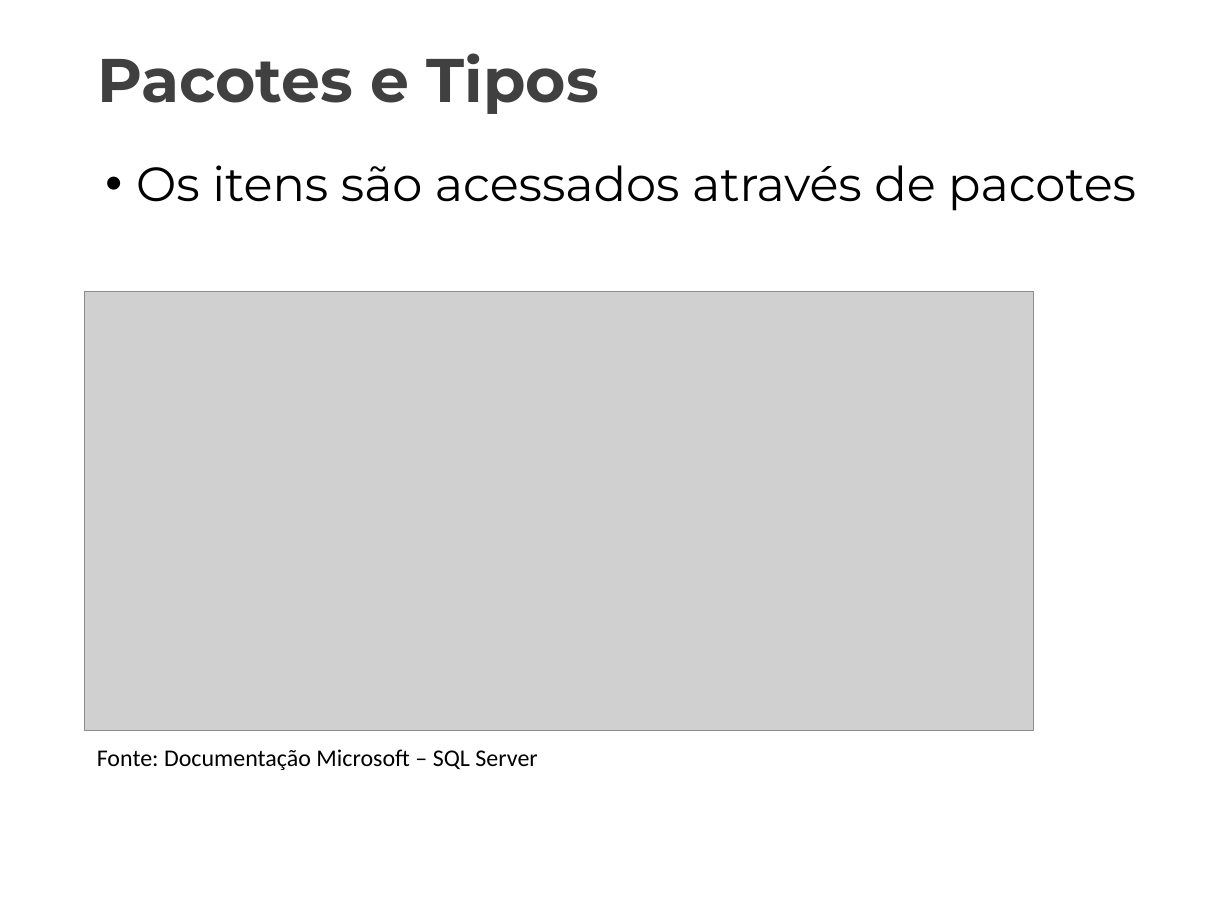
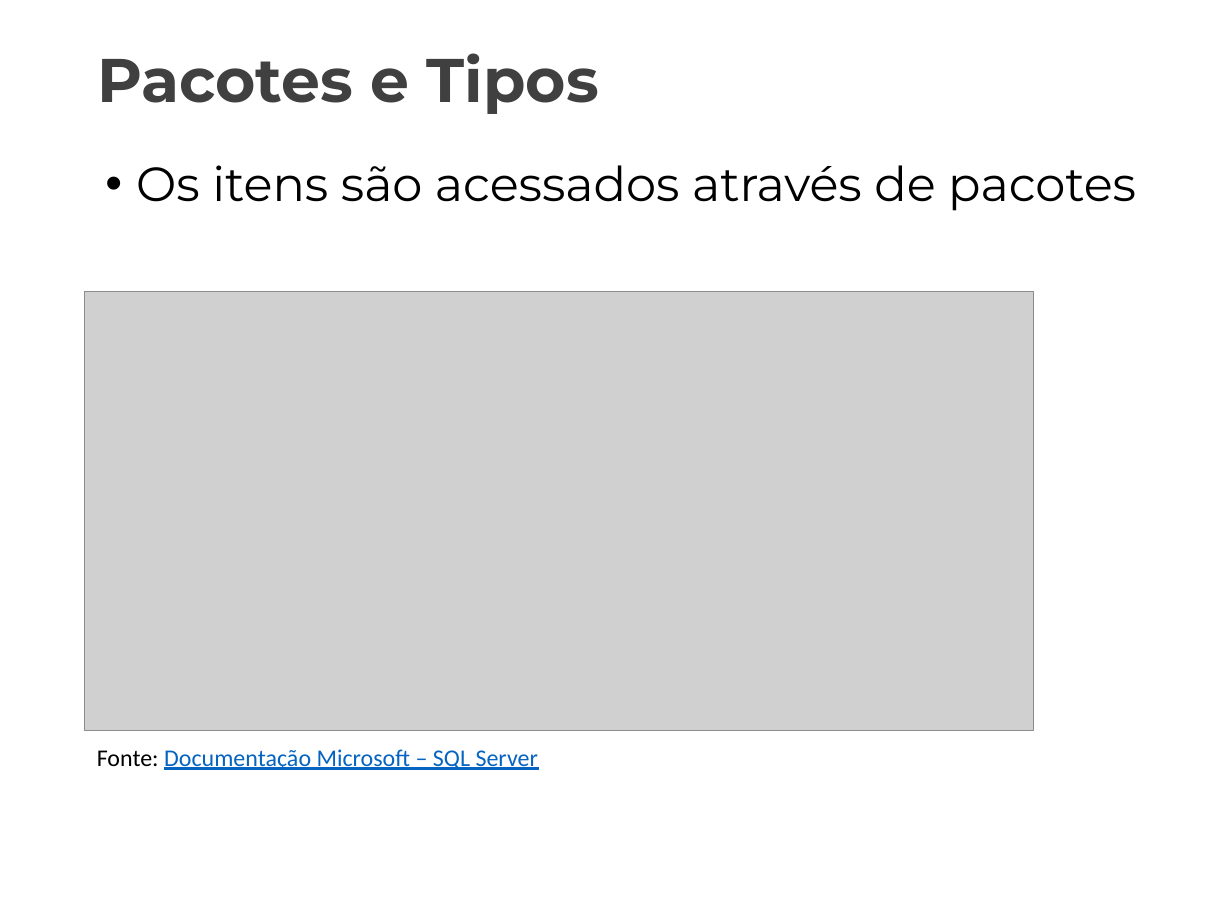
Before and after one commit to LimaGustav/Eventos-Estendidos-, a slide deck: slide 5 of slide/Extended Events.pptx. Drawn at 1232x924 pixels with LibreOffice and Linux fonts; fonts in the diff are those of the drawing; grey boxes stand for pictures; background and template pictures are left out. Boxes give left, top, right and bottom in pixels: in the first picture for what was removed or moved away, otherwise in the second. Text is boxed around its words. In the diff, an @@ line names an element or a change of style, - is before the commit and + after.

```diff
--- a/slide/Extended Events.pptx
+++ b/slide/Extended Events.pptx
@@ text "Fonte: Documentação Microsoft – SQL ..." at (x1=97, y1=749, x2=538, y2=770): text colour #000000 to #0563C1, underline on in "Documentação Microsoft – SQL Server" @@
```
Also in this commit, not shown: 2 other slides changed.
